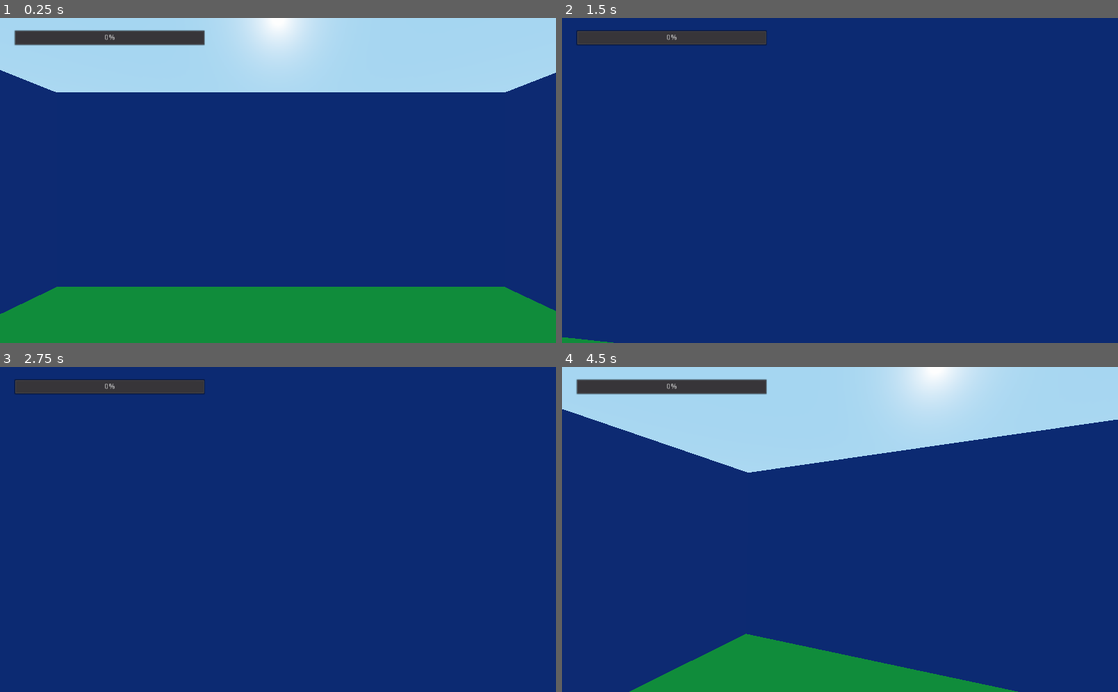
Above: before the commit, frames 1-4 (two rows, left to right).
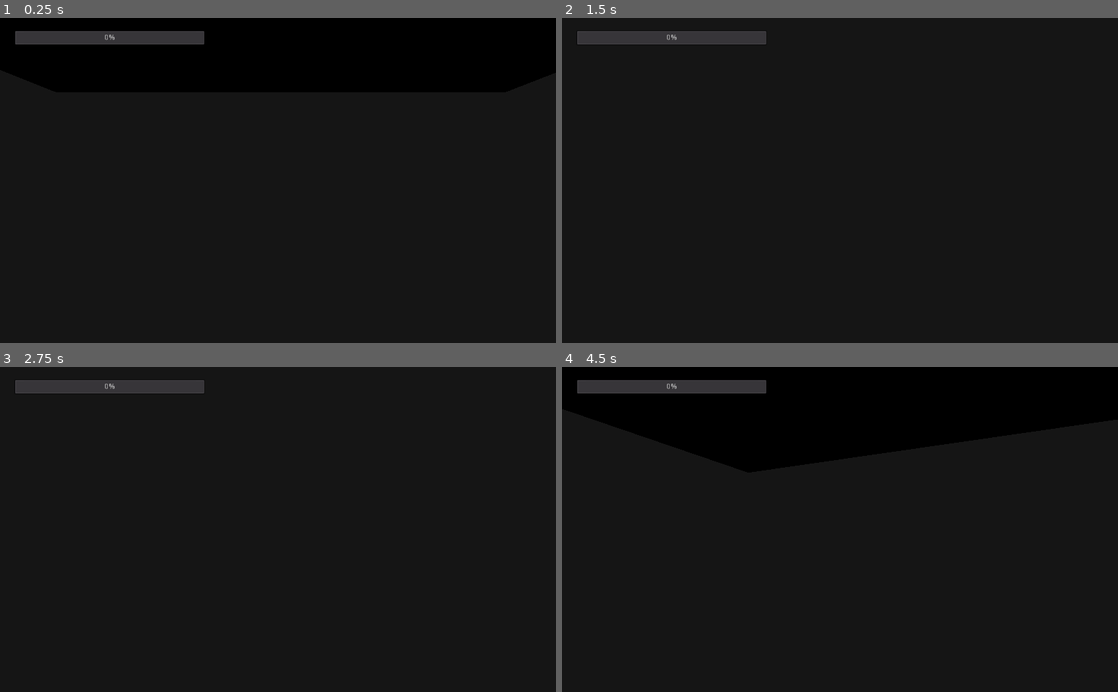
Above: after the commit, the same moments.

Repository: KyleCook97/-GameDev-finalProject
Game: Godot game, scene res://SceneRoot.tscn
Two runs of this game, one before a commit and one after it. Both use one fixed random seed, a clock stepped at 60 frames per second and the inputs below.
Inputs (mouse positions are in pixels of both pictures, inside the frame that each line leads up to):
- Up to frame 1 (0.25 s): no input
- Up to frame 2 (1.5 s): move the mouse to (867, 180) at 0.52 s; hold E (interact) 0.53-1.28 s; hold Up (ui_up) from 0.53 s (still down); tap Space (jump) at 0.77 s; move the mouse to (812, 180) at 1.27 s; tap Ctrl (crouch) at 1.35 s
- Up to frame 3 (2.75 s): keep holding Up (ui_up); tap Space (jump) at 1.52 s; tap E (interact) at 1.55 s; tap Enter at 2 s; move the mouse to (289, 523) at 2.02 s; hold E (interact) from 2.03 s (still down)
- Up to frame 4 (4.5 s): keep holding Up (ui_up); tap R (reset) at 2.75, 4.25 s; move the mouse to (834, 536) at 2.77 s; release E (interact) at 2.78 s; tap F (pick_up) at 2.85 s; tap Space (jump) at 3.02, 3.77 s; tap E (interact) at 3.05, 3.8 s; move the mouse to (878, 532) at 3.52 s; hold Shift (sprint) 3.53-4.28 s; move the mouse to (795, 526) at 4.27 s; click (795, 526) at 4.35 s

The runs differ from the first frame. In frame 1, 99% of the frame differs, in the area x 0-100%, y 0-100%; in frame 2, 99%; in frame 3, 99%; in frame 4, 99%.

Commit message:
Changed environment color and added glowing orb

Diff:
--- a/Floor.tscn
+++ b/Floor.tscn
@@ -3,7 +3,6 @@
 [sub_resource type="CubeMesh" id=1]
 
 [sub_resource type="SpatialMaterial" id=2]
-albedo_color = Color( 0.0627451, 0.670588, 0.231373, 1 )
 
 [sub_resource type="BoxShape" id=3]
 
--- a/Hill.tscn
+++ b/Hill.tscn
@@ -3,7 +3,6 @@
 [sub_resource type="PrismMesh" id=1]
 
 [sub_resource type="SpatialMaterial" id=2]
-albedo_color = Color( 0.721569, 0.0352941, 0.0352941, 1 )
 
 [sub_resource type="ConvexPolygonShape" id=3]
 points = PoolVector3Array( 0, 1, 1, 1, -1, 1, 0, 1, -1, -1, -1, 1, 1, -1, -1, -1, -1, -1 )
--- a/Pickable.gd
+++ b/Pickable.gd
@@ -34,11 +34,3 @@
 func throw(power):
 	leave()
 	apply_impulse(Vector3(), holder.look_vector * Vector3(power, power, power))
-
-
-func _on_Pickup_test_body_entered(body):
-	if abs(self.linear_velocity.x) > interact_factor or abs(self.linear_velocity.y) > interact_factor or abs(self.linear_velocity.z) > interact_factor:
-		if $"MeshInstance".get_surface_material(0).albedo_color == Color(1.0, 1.0, 0.0):
-			$"MeshInstance".get_surface_material(0).albedo_color = Color(0.0, 0.0, 0.0)
-		else:
-			$"MeshInstance".get_surface_material(0).albedo_color = Color(1.0, 1.0, 0.0)
--- a/SceneRoot.tscn
+++ b/SceneRoot.tscn
@@ -9,9 +9,15 @@
 [sub_resource type="CubeMesh" id=1]
 
 [sub_resource type="SpatialMaterial" id=2]
-albedo_color = Color( 0.913725, 0.239216, 0.239216, 1 )
 
 [sub_resource type="BoxShape" id=3]
+
+[sub_resource type="ProceduralSky" id=5]
+
+[sub_resource type="Environment" id=4]
+background_mode = 1
+background_sky = SubResource( 5 )
+ambient_light_color = Color( 0.0862745, 0.0862745, 0.0862745, 1 )
 
 [node name="SceneRoot" type="Spatial"]
 
@@ -53,3 +59,6 @@
 
 [node name="Pickup_test" parent="." instance=ExtResource( 3 )]
 transform = Transform( 1, 0, 0, 0, 1, 0, 0, 0, 1, -4.28868, 1.77727, 0 )
+
+[node name="WorldEnvironment" type="WorldEnvironment" parent="."]
+environment = SubResource( 4 )
--- a/Wall.tscn
+++ b/Wall.tscn
@@ -1,22 +1,18 @@
-[gd_scene load_steps=5 format=2]
-
-[ext_resource path="res://Wall.gd" type="Script" id=1]
+[gd_scene load_steps=4 format=2]
 
 [sub_resource type="CubeMesh" id=1]
 
-[sub_resource type="SpatialMaterial" id=2]
-albedo_color = Color( 0.0313726, 0.254902, 0.643137, 1 )
+[sub_resource type="SpatialMaterial" id=4]
 
 [sub_resource type="ConvexPolygonShape" id=3]
 points = PoolVector3Array( 1, 1, 1, 1, 1, -1, -1, 1, 1, 1, -1, 1, 1, -1, -1, -1, 1, -1, -1, -1, 1, -1, -1, -1 )
 
 [node name="Wall" type="StaticBody"]
-script = ExtResource( 1 )
 
 [node name="MeshInstance" type="MeshInstance" parent="."]
 transform = Transform( 10, 0, 0, 0, 5, 0, 0, 0, 0.5, 0, 0, 0 )
 mesh = SubResource( 1 )
-material/0 = SubResource( 2 )
+material/0 = SubResource( 4 )
 
 [node name="CollisionShape" type="CollisionShape" parent="."]
 transform = Transform( 10, 0, 0, 0, 5, 0, 0, 0, 0.5, 0, 0, 0 )
--- a/pickup_ball.tscn
+++ b/pickup_ball.tscn
@@ -1,12 +1,35 @@
-[gd_scene load_steps=5 format=2]
+[gd_scene load_steps=6 format=2]
 
 [ext_resource path="res://Pickable.gd" type="Script" id=1]
 
 [sub_resource type="SphereMesh" id=1]
 
-[sub_resource type="SpatialMaterial" id=2]
-albedo_color = Color( 1, 1, 0, 1 )
-metallic_specular = 1.0
+[sub_resource type="Shader" id=4]
+code = "shader_type spatial;
+
+uniform vec3 base_color;
+uniform vec3 fresnel_color;
+uniform float exponent = 4;
+uniform float intensity = 4.5;
+
+vec3 fresnel_glow(float expo, float inten, vec3 color, vec3 normal, vec3 view)
+{
+	return pow((1.0 - dot(normalize(normal), normalize(view))), exponent) * color * intensity;
+}
+
+void fragment()
+{
+	vec3 fresnel = fresnel_glow(exponent, intensity, fresnel_color, NORMAL, VIEW);
+	ALBEDO = base_color + fresnel;
+	EMISSION = fresnel;
+}"
+
+[sub_resource type="ShaderMaterial" id=5]
+shader = SubResource( 4 )
+shader_param/base_color = Vector3( 1, 0.833, 0.912 )
+shader_param/fresnel_color = Vector3( 0.149, 0.141, 0.824 )
+shader_param/exponent = 4.0
+shader_param/intensity = 8.0
 
 [sub_resource type="SphereShape" id=3]
 
@@ -17,9 +40,14 @@
 
 [node name="MeshInstance" type="MeshInstance" parent="."]
 mesh = SubResource( 1 )
-material/0 = SubResource( 2 )
+material/0 = SubResource( 5 )
 
 [node name="CollisionShape" type="CollisionShape" parent="."]
 shape = SubResource( 3 )
 
+[node name="OmniLight" type="OmniLight" parent="."]
+transform = Transform( 1, 0, 0, 0, 1, 0, 0, 0, 1, 0, 0, -0.00227535 )
+light_color = Color( 0.454902, 0.282353, 0.92549, 1 )
+shadow_enabled = true
+
 [connection signal="body_entered" from="." to="." method="_on_Pickup_test_body_entered"]
--- a/project.godot
+++ b/project.godot
@@ -91,4 +91,5 @@
 
 [rendering]
 
+environment/default_clear_color=Color( 0.301961, 0.301961, 0.301961, 1 )
 environment/default_environment="res://default_env.tres"
Not shown: 1 places in SceneRoot.tscn that only renumber resources
